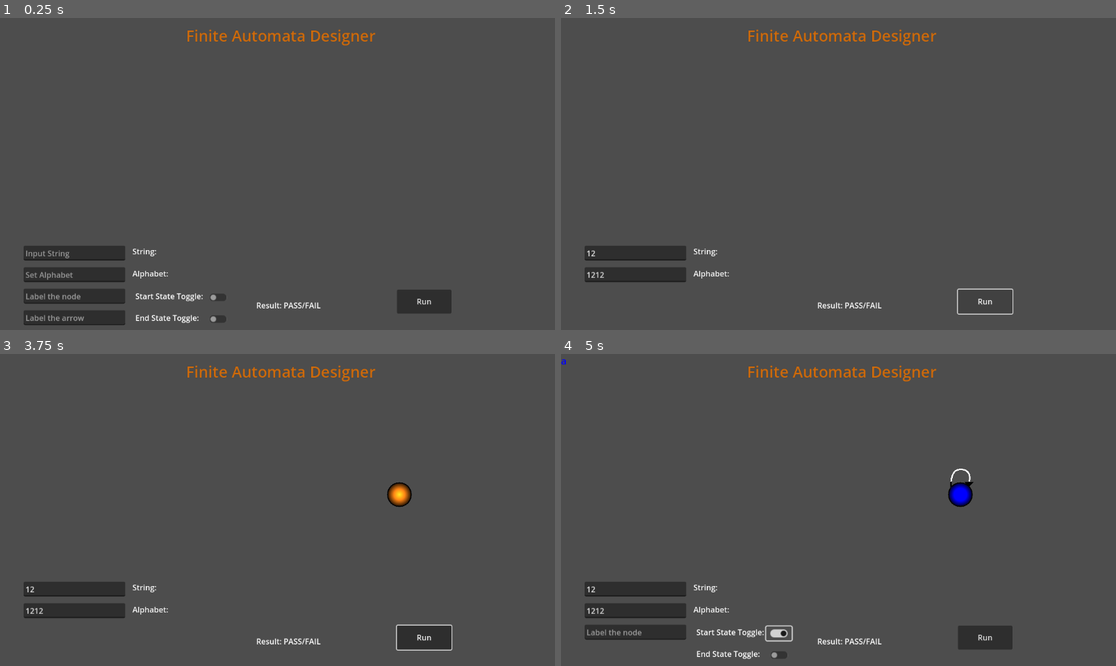
Above: before the commit, frames 1-4 (two rows, left to right).
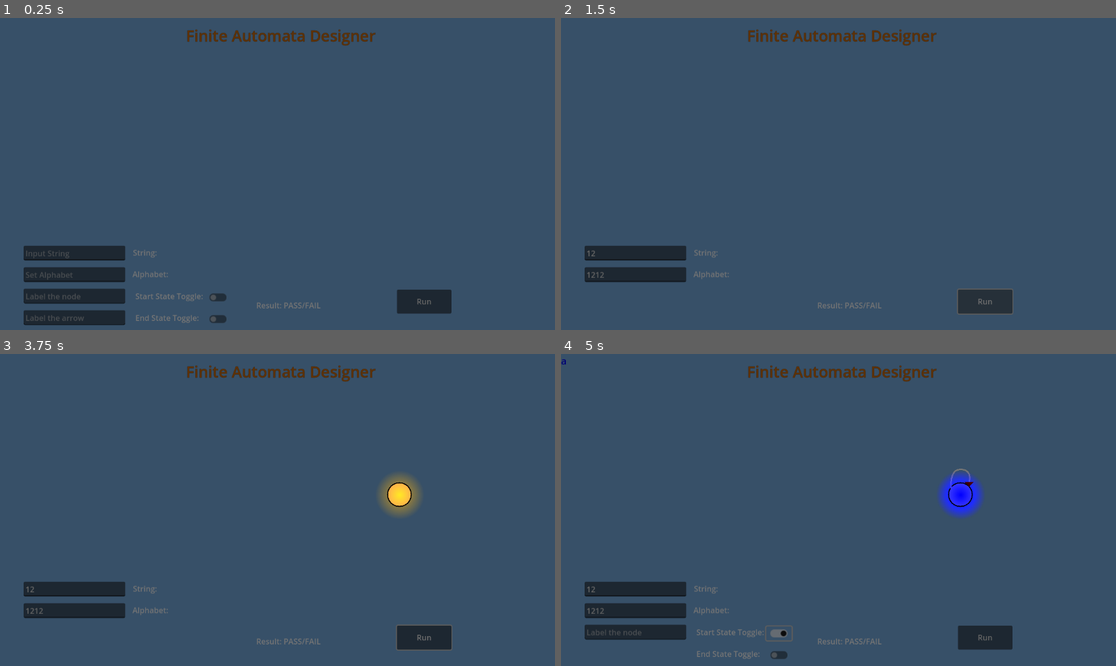
Above: after the commit, the same moments.

Repository: ParthP22/FiniteAutomataDesigner
Game: Godot game, scene res://main.tscn
Same seed, same stepped clock (60 frames per second), same inputs: the game is played once before the commit and once after it. The engine's default icon, where the game draws it, is replaced by a stand-in: a white triangle on a blue panel in a dark square.
Inputs (mouse positions are in pixels of both pictures, inside the frame that each line leads up to):
- Up to frame 1 (0.25 s): no input
- Up to frame 2 (1.5 s): click (633, 252) at 0.52 s; type "12" at 0.6 s; click (633, 273) at 0.75 s; type "12" at 0.83 s; click (633, 295) at 0.98 s; type "12" at 1.07 s; click "Run" at 1.25 s
- Up to frame 3 (3.75 s): click "Run" at 2 s; click "Run" at 2.75 s; tap Enter at 3.5 s; move the mouse to (399, 494) at 3.52 s; hold Right mouse button (right_click) from 3.53 s (still down); click (399, 494) at 3.67 s
- Up to frame 4 (5 s): tap Shift (shift_right_click, bound only before the commit) at 3.8 s; release Right mouse button (right_click) at 4.25 s; click (777, 634) at 4.25 s

The runs differ from the first frame. In frame 1, 96% of the frame differs, in the area x 0-100%, y 0-100%; in frame 2, 98%; in frame 3, 97%; in frame 4, 96%.

Commit message:
revert fa_node_2 weight, input and alph string hitboxes, bettwer light

Diff:
--- a/finite-automata-designer/Arrow.tscn
+++ b/finite-automata-designer/Arrow.tscn
@@ -1,7 +1,7 @@
 [gd_scene load_steps=3 format=3 uid="uid://cjni6lvjqg5dw"]
 
 [ext_resource type="Script" path="res://arrow.gd" id="1_ayvgo"]
-[ext_resource type="Texture2D" uid="uid://bqowa8tmxi61u" path="res://light.png" id="2_lck2w"]
+[ext_resource type="Texture2D" uid="uid://bxsjktrv52lvv" path="res://point_light_2d.png" id="2_3285i"]
 
 [node name="Arrow" type="StaticBody2D"]
 disable_mode = 1
@@ -10,5 +10,4 @@
 [node name="PointLight2D" type="PointLight2D" parent="."]
 color = Color(0, 0.520913, 0.62382, 1)
 energy = 0.0
-texture = ExtResource("2_lck2w")
-texture_scale = 0.1
+texture = ExtResource("2_3285i")
--- a/finite-automata-designer/fa_node.gd
+++ b/finite-automata-designer/fa_node.gd
@@ -67,7 +67,6 @@
 			_incoming[other_node].offset = 10
 		return arrow_node
 
-
 func _add_to_going_to(node: Object, arrow: Object):
 	_going_to[node] = arrow
 
--- a/finite-automata-designer/fa_node_2.tscn
+++ b/finite-automata-designer/fa_node_2.tscn
@@ -2,8 +2,8 @@
 
 [ext_resource type="Script" path="res://fa_node.gd" id="1_quw3j"]
 [ext_resource type="Texture2D" uid="uid://bqegqmqoqoyds" path="res://circle_FA.png" id="2_1gxso"]
+[ext_resource type="Texture2D" uid="uid://bxsjktrv52lvv" path="res://point_light_2d.png" id="3_eofgv"]
 [ext_resource type="Texture2D" uid="uid://wl22posoy3mc" path="res://icon.svg" id="4_0rfd8"]
-[ext_resource type="Texture2D" uid="uid://bqowa8tmxi61u" path="res://light.png" id="4_gcrma"]
 
 [sub_resource type="LabelSettings" id="LabelSettings_vu1vr"]
 font_size = 32
@@ -31,21 +31,20 @@
 radius = 26.1725
 
 [node name="FA_Node_2" type="RigidBody2D"]
-mass = 1e+06
 gravity_scale = 0.0
 script = ExtResource("1_quw3j")
+
+[node name="Sprite2D" type="Sprite2D" parent="."]
+scale = Vector2(0.1, 0.1)
+texture = ExtResource("2_1gxso")
 
 [node name="PointLight2D" type="PointLight2D" parent="."]
 scale = Vector2(0.8, 0.8)
 color = Color(0.883056, 0.458227, 0.0715185, 1)
 energy = 0.0
 blend_mode = 2
-texture = ExtResource("4_gcrma")
-texture_scale = 0.13
-
-[node name="Sprite2D" type="Sprite2D" parent="."]
-scale = Vector2(0.1, 0.1)
-texture = ExtResource("2_1gxso")
+texture = ExtResource("3_eofgv")
+texture_scale = 2.0
 
 [node name="Label" type="Label" parent="."]
 anchors_preset = 8
--- a/finite-automata-designer/main.gd
+++ b/finite-automata-designer/main.gd
@@ -9,8 +9,8 @@
 var _alphabet: String = ""
 var _input_string: String = ""
 # Text Labels
-@onready var _input_string_label: Label = $Control/InputStringLabel
-@onready var _alphabet_label: Label = $Control/AlphabetLabel
+@onready var _input_string_label: Label = $Control/InputStringRigidBody/InputStringLabel
+@onready var _alphabet_label: Label = $Control/AlphabetRigidBody/AlphabetLabel
 # Text fields (LineEdits)
 @onready var _input_string_text_field: LineEdit = $InputTextField/LineEdit
 @onready var _alphabet_text_field: LineEdit = $AlphabetTextField/LineEdit
@@ -54,7 +54,7 @@
 
 	if event.is_action_pressed("left_click") and !event.double_click:
 		draw()
-	elif event.is_action_pressed("shift_right_click"):
+	elif event.is_action_pressed("shift_keyboard"):
 		connect_nodes()
 	if event.is_action_pressed("right_click"):
 		if _selected_node:
@@ -192,22 +192,23 @@
 	if !_selected_node:
 		print("No node selected!")
 	else:
-		#Check collision with another node
 		var node = return_ray_point_result()
-		# collision check with self
-		# HAVE THE FA_NODES DRAW THE ARROWS THEMSELVE!!!! it makes the logic easier to check arrows
+		# Check collision with selected node
 		if node == _selected_node:
 			var arrow_node = _selected_node.draw_arrow_to_self(_preloaded_arrow.instantiate())
 			if arrow_node:
 				add_child(arrow_node)
 			return
-		# collision with another node
+		# collision with raycast hit
 		elif node != _selected_node and node != null:
-			var arrow_node = _selected_node.draw_arrow(node, _preloaded_arrow.instantiate())
-			if arrow_node:
-				add_child(arrow_node)
-			return
-
+			# Verifying the node you selected is an FA_Node
+			if node.get_child(0) is Sprite2D:
+				var arrow_node = _selected_node.draw_arrow(node, _preloaded_arrow.instantiate())
+				if arrow_node:
+					add_child(arrow_node)
+				return
+			else:
+				print("shift press on something other than a node")
 
 func _on_state_edit_text_submitted(new_text):
 	if _selected_node:
--- a/finite-automata-designer/main.tscn
+++ b/finite-automata-designer/main.tscn
@@ -1,6 +1,7 @@
-[gd_scene load_steps=6 format=3 uid="uid://dl8k47mliaxvs"]
+[gd_scene load_steps=9 format=3 uid="uid://dl8k47mliaxvs"]
 
 [ext_resource type="Script" path="res://main.gd" id="1_n2rlr"]
+[ext_resource type="Texture2D" uid="uid://bsxtwelrbo324" path="res://godot_bg.png" id="2_sj1jy"]
 
 [sub_resource type="RectangleShape2D" id="RectangleShape2D_1sqlt"]
 size = Vector2(129, 64)
@@ -11,6 +12,12 @@
 outline_size = 1
 outline_color = Color(0.230315, 0.230315, 0.230315, 1)
 
+[sub_resource type="RectangleShape2D" id="RectangleShape2D_rjuwy"]
+size = Vector2(220, 45)
+
+[sub_resource type="RectangleShape2D" id="RectangleShape2D_s13d6"]
+size = Vector2(220, 45)
+
 [sub_resource type="RectangleShape2D" id="RectangleShape2D_taevs"]
 size = Vector2(233, 45)
 
@@ -19,6 +26,14 @@
 
 [node name="main" type="Node2D"]
 script = ExtResource("1_n2rlr")
+
+[node name="CanvasModulate" type="CanvasModulate" parent="."]
+color = Color(0.458405, 0.458405, 0.458405, 1)
+
+[node name="Background" type="Sprite2D" parent="."]
+position = Vector2(577.5, 325)
+scale = Vector2(0.602604, 0.603704)
+texture = ExtResource("2_sj1jy")
 
 [node name="ButtonCover" type="RigidBody2D" parent="."]
 position = Vector2(881, 587)
@@ -27,8 +42,6 @@
 [node name="CollisionShape2D" type="CollisionShape2D" parent="ButtonCover"]
 position = Vector2(0.5, 2)
 shape = SubResource("RectangleShape2D_1sqlt")
-
-[node name="CanvasModulate" type="CanvasModulate" parent="."]
 
 [node name="Control" type="Control" parent="."]
 layout_mode = 3
@@ -55,6 +68,7 @@
 Right Click (hold): Lets you drag selected node"
 
 [node name="Title" type="Label" parent="Control"]
+layout_mode = 0
 offset_left = 386.0
 offset_top = 14.0
 offset_right = 779.0
@@ -63,36 +77,6 @@
 "
 label_settings = SubResource("LabelSettings_db6vl")
 
-[node name="InputStringLabel" type="Label" parent="Control"]
-layout_mode = 1
-anchors_preset = -1
-anchor_left = 0.5
-anchor_right = 0.5
-anchor_bottom = 0.5
-offset_left = 255.0
-offset_top = 462.0
-offset_right = 427.0
-offset_bottom = 488.0
-grow_horizontal = 2
-grow_vertical = 2
-text = "String: "
-vertical_alignment = 1
-
-[node name="AlphabetLabel" type="Label" parent="Control"]
-layout_mode = 1
-anchors_preset = -1
-anchor_left = 0.5
-anchor_right = 0.5
-anchor_bottom = 0.5
-offset_left = 255.0
-offset_top = 508.0
-offset_right = 427.0
-offset_bottom = 534.0
-grow_horizontal = 2
-grow_vertical = 2
-text = "Alphabet: "
-vertical_alignment = 1
-
 [node name="Result" type="Label" parent="Control"]
 layout_mode = 1
 anchors_preset = -1
@@ -108,7 +92,7 @@
 text = "Result: PASS/FAIL"
 vertical_alignment = 1
 
-[node name="Button" type="Button" parent="Control"]
+[node name="RunButton" type="Button" parent="Control"]
 layout_mode = 0
 offset_left = 824.0
 offset_top = 564.0
@@ -116,6 +100,46 @@
 offset_bottom = 614.0
 text = "Run"
 
+[node name="InputStringRigidBody" type="RigidBody2D" parent="Control"]
+position = Vector2(378, 488)
+
+[node name="InputStringLabel" type="Label" parent="Control/InputStringRigidBody"]
+anchors_preset = -1
+anchor_left = 0.5
+anchor_right = 0.5
+anchor_bottom = 0.5
+offset_left = -102.0
+offset_top = -13.0
+offset_right = 70.0
+offset_bottom = 13.0
+grow_horizontal = 2
+grow_vertical = 2
+text = "String: "
+vertical_alignment = 1
+
+[node name="CollisionShape2D" type="CollisionShape2D" parent="Control/InputStringRigidBody"]
+shape = SubResource("RectangleShape2D_rjuwy")
+
+[node name="AlphabetRigidBody" type="RigidBody2D" parent="Control"]
+position = Vector2(378, 533)
+
+[node name="AlphabetLabel" type="Label" parent="Control/AlphabetRigidBody"]
+anchors_preset = -1
+anchor_left = 0.5
+anchor_right = 0.5
+anchor_bottom = 0.5
+offset_left = -103.0
+offset_top = -13.0
+offset_right = 69.0
+offset_bottom = 13.0
+grow_horizontal = 2
+grow_vertical = 2
+text = "Alphabet: "
+vertical_alignment = 1
+
+[node name="CollisionShape2D" type="CollisionShape2D" parent="Control/AlphabetRigidBody"]
+shape = SubResource("RectangleShape2D_s13d6")
+
 [node name="InputTextField" type="RigidBody2D" parent="."]
 position = Vector2(154, 488)
 mass = 100000.0
@@ -266,7 +290,7 @@
 offset_bottom = 12.0
 text = "End State Toggle:"
 
-[connection signal="button_down" from="Control/Button" to="." method="_on_button_button_down"]
+[connection signal="button_down" from="Control/RunButton" to="." method="_on_button_button_down"]
 [connection signal="text_submitted" from="InputTextField/LineEdit" to="." method="_on_input_text_submitted"]
 [connection signal="text_submitted" from="AlphabetTextField/LineEdit" to="." method="_on_alphabet_text_submitted"]
 [connection signal="text_submitted" from="StateTextField/LineEdit" to="." method="_on_state_edit_text_submitted"]
--- a/finite-automata-designer/project.godot
+++ b/finite-automata-designer/project.godot
@@ -22,7 +22,7 @@
 "events": [Object(InputEventMouseButton,"resource_local_to_scene":false,"resource_name":"","device":-1,"window_id":0,"a …(253 unchanged characters)…
 ]
 }
-shift_right_click={
+shift_keyboard={
 "deadzone": 0.5,
 "events": [Object(InputEventKey,"resource_local_to_scene":false,"resource_name":"","device":0,"window_id":0,"alt_presse …(194 unchanged characters)…
 ]
Binary file removed: finite-automata-designer/fa_light.png
Binary file added: finite-automata-designer/godot_bg.png
Not shown, changed: finite-automata-designer/godot_bg.png.import
Binary file removed: finite-automata-designer/light.png
Binary file added: finite-automata-designer/point_light_2d.png
Not shown, changed: finite-automata-designer/point_light_2d.png.import
